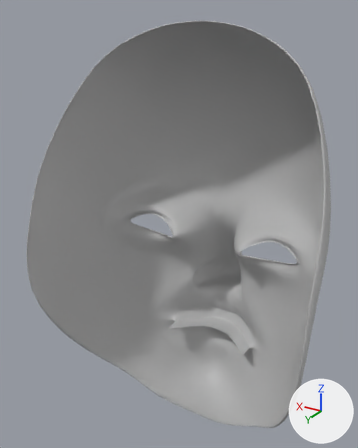
The FBX model Assets/Models/facemask.fbx: old version first, new version second.
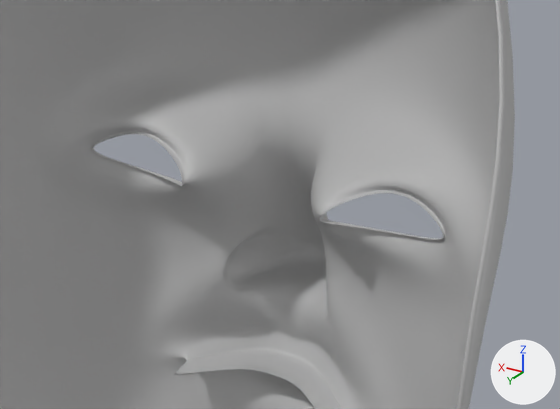
Old and new are each drawn whole from a 50 mm camera at (-0.0169, 0.0309, 0.03) aimed at (0.0017, -0.0001, 0.0144) and again close up on the part from 24% to 98% of the width and 33% to 77% of the height. The lights are fixed; the arrows at lower right show +X, +Y and +Z. Where no turn or scale is listed for an object, it has been applied to the vertices.

Objects in the first close-up: 'face'.
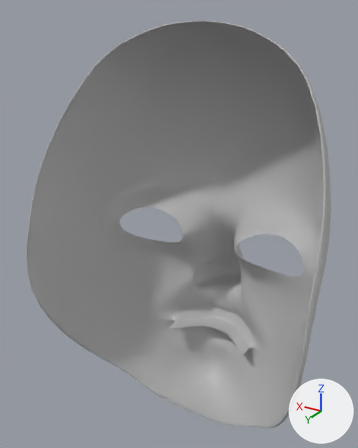
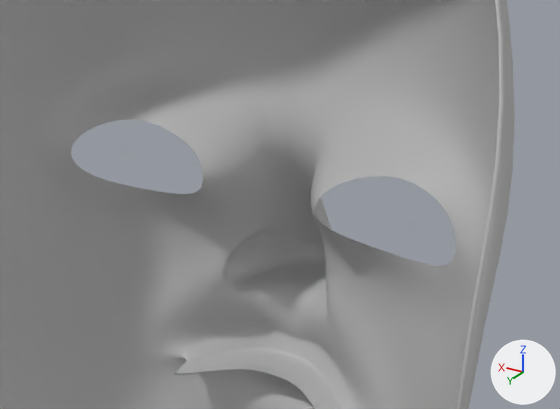
What differs and where, as boxes [x1, y1, x2, y2] in the close-ups (560 x 409 px):
part 1 of me_mesh, deleted: before [71, 119, 456, 266]

What the commit changed:
me_mesh is used by ob_face; location (0.0, 0.0, 0.01242).
me_mesh had 3574 vertices, 3480 faces and spanned x -0.0111..0.0111, y -0.0084..0.0075, z -0.0159..0.017.
me_mesh now has 3062 vertices, 2968 faces and spans x -0.0111..0.0111, y -0.0084..0.0075, z -0.0159..0.017.
me_mesh part 1: 512 vertices removed from x -0.0081..0.0081, y -0.0024..-0.001, z -0.0009..0.0017.
